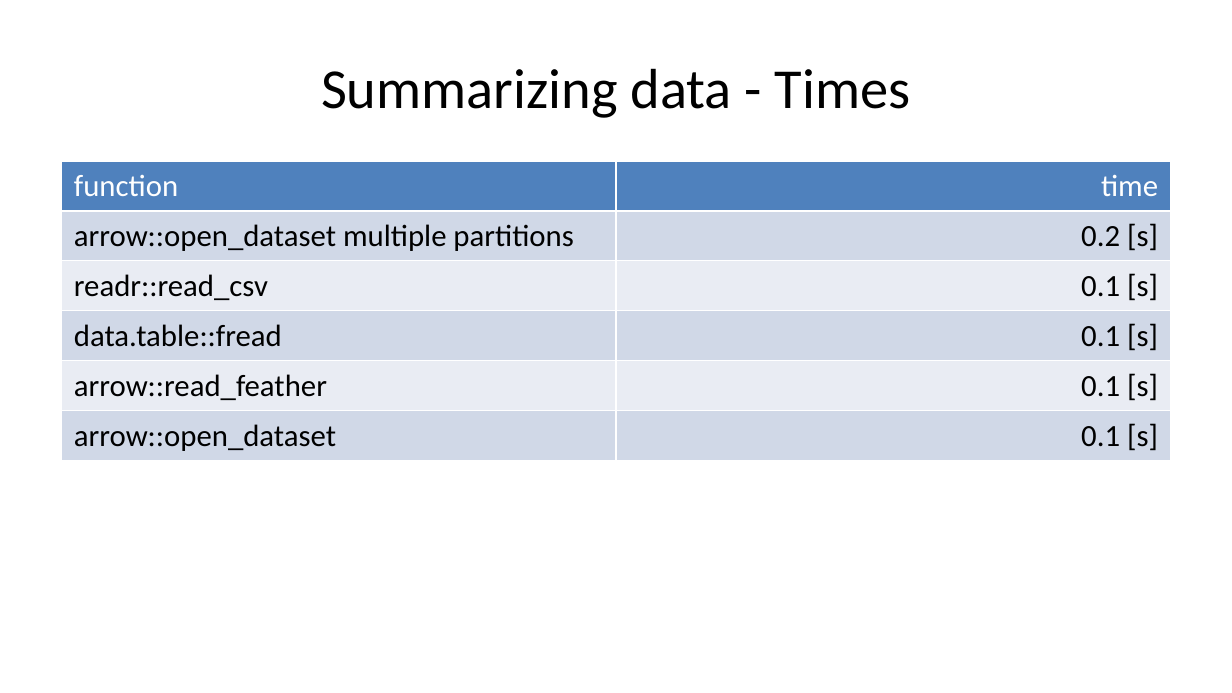
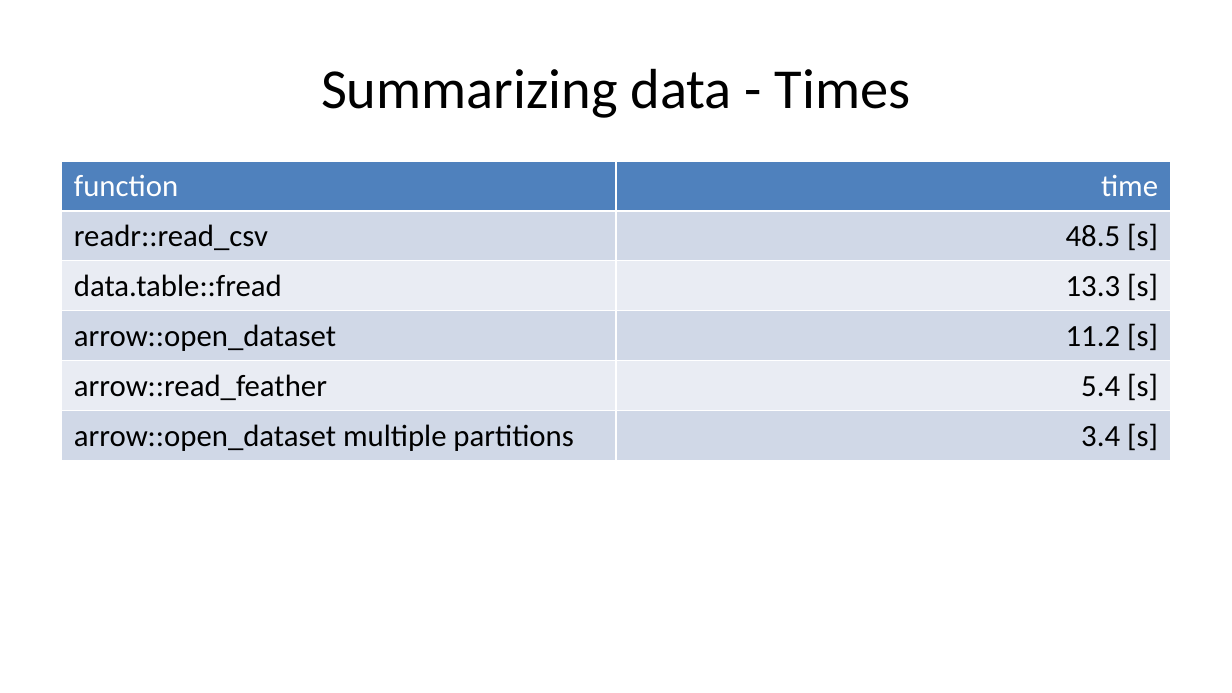
Before and after one commit to USEPA/biggish_data_r, a slide deck: slide 34 of presentation/biggish_data.pptx (slide 31 before the commit). Drawn at 1232x693 pixels with LibreOffice and Linux fonts; fonts in the diff are those of the drawing. Boxes give left, top, right and bottom in pixels: in the first picture for what was removed or moved away, otherwise in the second. Text is boxed around its words. In the diff, an @@ line names an element or a change of style, - is before the commit and + after.

```diff
--- a/presentation/biggish_data.pptx
+++ b/presentation/biggish_data.pptx
@@ table at (62,161,1170,455) @@
-row 2, column 1: arrow::open_dataset multiple partitions
+row 2, column 1: readr::read_csv
-row 2, column 2: 0.2 [s]
+row 2, column 2: 48.5 [s]
-row 3, column 1: readr::read_csv
+row 3, column 1: data.table::fread
-row 3, column 2: 0.1 [s]
+row 3, column 2: 13.3 [s]
-row 4, column 1: data.table::fread
+row 4, column 1: arrow::open_dataset
-row 4, column 2: 0.1 [s]
+row 4, column 2: 11.2 [s]
-row 5, column 2: 0.1 [s]
+row 5, column 2: 5.4 [s]
-row 6, column 1: arrow::open_dataset
+row 6, column 1: arrow::open_dataset multiple partitions
-row 6, column 2: 0.1 [s]
+row 6, column 2: 3.4 [s]
```
Also in this commit, not shown: 32 other slides changed, 4 slides added, 4 other files.
